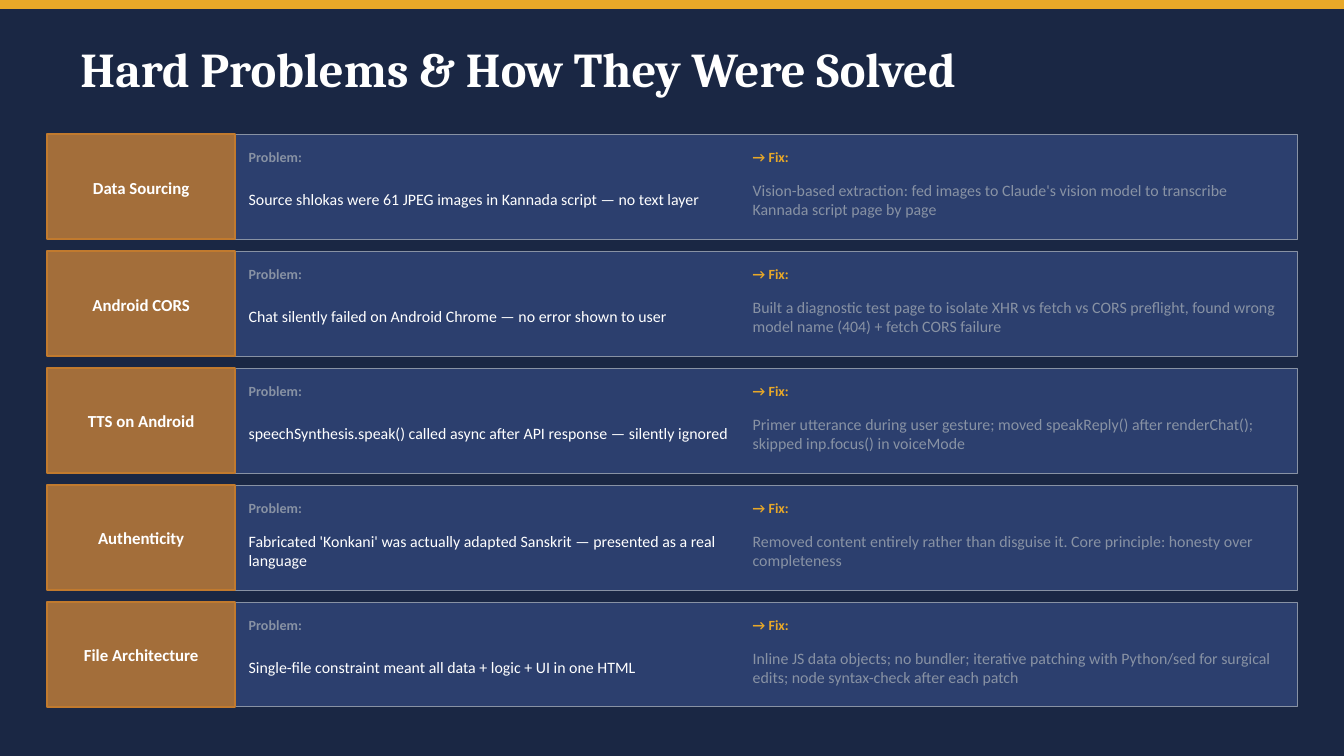
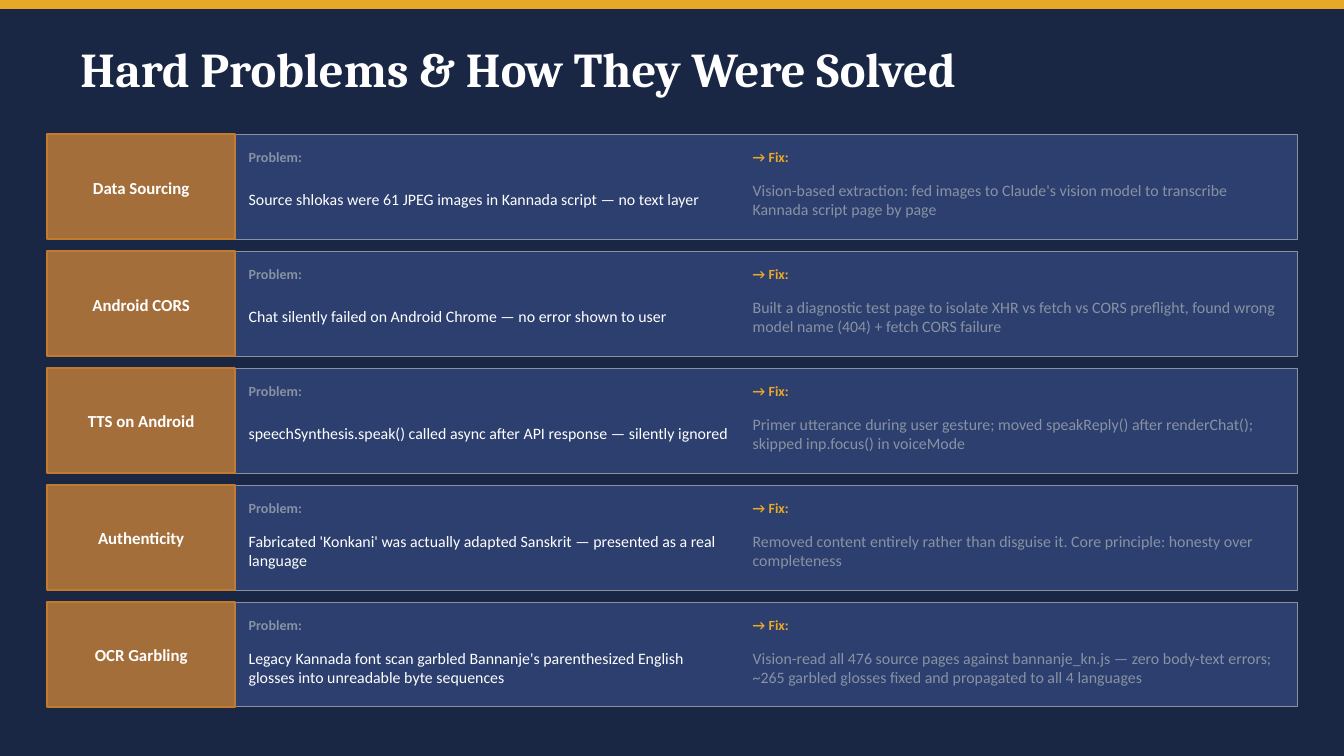
Before and after one commit to kvinayakpai/Bhagavadgita, a slide deck: slide 10 of Tatvam_Jalam_Technical_Journey-3.pptx (slide 9 before the commit). Drawn at 1344x756 pixels with LibreOffice and Linux fonts; fonts in the diff are those of the drawing. Boxes give left, top, right and bottom in pixels: in the first picture for what was removed or moved away, otherwise in the second. Text is boxed around its words. In the diff, an @@ line names an element or a change of style, - is before the commit and + after.

Commit message:
Update Word docs and PPTX decks with current app state and June 2026 learnings
- Correct stats throughout: 47 concepts / 59 relations / 10 tiers (the
  June 12 ontology rebuild), 701 shlokas, 18 chapters, 4 languages -
  replacing stale 112-117/124-239/12-13 figures
- Document new phases: ontology rebuild (strict verse-grounding), OCR
  cleanup of bannanje_kn.js (~265 garbled English terms, 476 pages
  verified zero-error), the June 18-21 book-alignment marathon (514+
  boundary leaks fixed, all 18 chapters re-verified, homorganic nasal
  transliteration), and bundle consolidation (viewer-bundled.html trio
  retired in favor of viewer.html + index.html)
- Document new Map feature: Adhyaya/Shloka filter dropdowns
- Fix all app links from retired viewer-bundled.html to viewer.html
- Update USD-INR reference rate to June 2026
- Add new 'Phases 7-10' slide and swap a Hard Problems card in the
  Technical Journey deck

```diff
--- a/Tatvam_Jalam_Technical_Journey-3.pptx
+++ b/Tatvam_Jalam_Technical_Journey-3.pptx
@@ text at bbox=[95, 649, 187, 664]: text changed @@
-File Architecture
+OCR Garbling
@@ text at bbox=[249, 653, 683, 686]: text changed @@
-Single-file constraint meant all data + logic + UI in one HTML
+Legacy Kannada font scan garbled Bannanje's parenthesized English glosses into unreadable byte sequences
@@ text at bbox=[753, 653, 1271, 686]: text changed @@
-Inline JS data objects; no bundler; iterative patching with Python/sed for surgical edits; node syntax-check after each patch
+Vision-read all 476 source pages against bannanje_kn.js — zero body-text errors; ~265 garbled glosses fixed and propagated to all 4 languages
```
Also in this commit, not shown: 7 other slides changed, 1 slide added, 4 other files.
